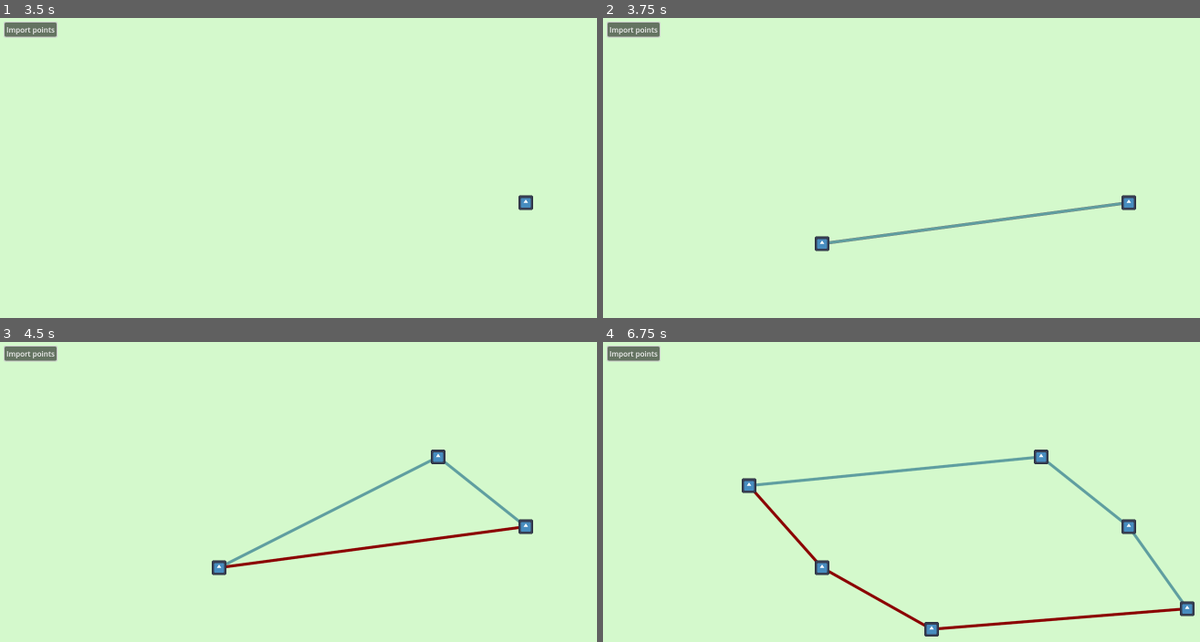
Above: before the commit, frames 1-4 (two rows, left to right).
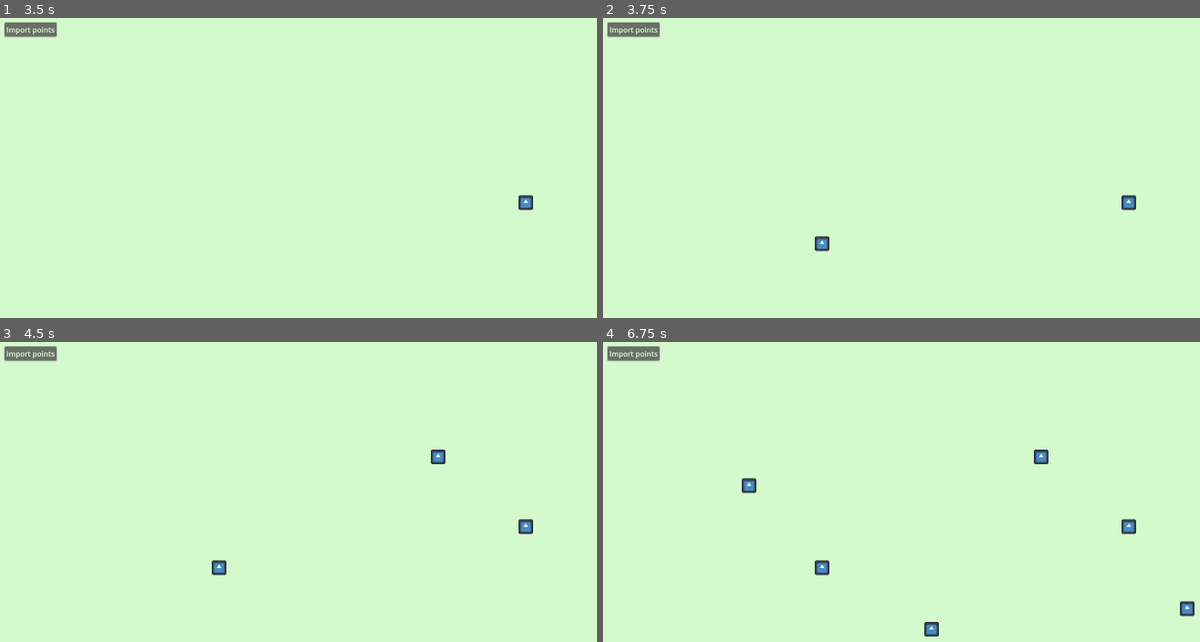
Above: after the commit, the same moments.

Repository: riorio805/geokom
Game: Godot game, scene res://main.tscn
Same seed, same stepped clock (60 frames per second), same inputs: the game is played once before the commit and once after it. The engine's default icon, where the game draws it, is replaced by a stand-in: a white triangle on a blue panel in a dark square.
Inputs (mouse positions are in pixels of both pictures, inside the frame that each line leads up to):
- Up to frame 1 (3.5 s): click "Import points" at 0.5 s; click "Import points" at 1.25 s; click "Import points" at 2 s; tap Enter at 2.75 s; move the mouse to (525, 204) at 2.77 s; click (525, 204) at 2.92 s
- Up to frame 2 (3.75 s): tap R (debug_reset) at 3.5 s; drag from (823, 243) to (931, 306) at 3.52 s
- Up to frame 3 (4.5 s): tap R (debug_reset) at 4.25 s; move the mouse to (435, 456) at 4.27 s; click (435, 456) at 4.42 s
- Up to frame 4 (6.75 s): tap R (debug_reset) at 5, 5.75, 6.5 s; drag from (931, 630) to (746, 486) at 5.02 s; move the mouse to (1188, 609) at 5.77 s; click (1188, 609) at 5.92 s; tap F3 (debug) at 6.4 s; drag from (746, 486) to (859, 444) at 6.52 s

Frame 1 is identical in both runs. In frame 2, 0.6% of the frame differs, in the area x 37-87%, y 61-76%; in frame 3, 1.2%; in frame 4, 1.8%, in the area x 25-98%, y 37-97%.
Error after the commit: Invalid assignment of property or key 'next' with value of type 'WeakRef' on a base object of type 'Resource (DCEdge)'. (res://classes/dc_edge.gd:35)

Commit message:
temp semua

Diff:
--- a/classes/arc_tree_node.gd
+++ b/classes/arc_tree_node.gd
@@ -14,6 +14,9 @@
 # Extra arc references to help arc bounds calculations (breakpoints)
 var prev:ArcTreeNode
 var next:ArcTreeNode
+# Half-edges associated with this arc
+var left_hedge: DCEdge
+var right_hedge: DCEdge
 # Height for self-balancing
 var height:int
 
--- a/classes/dc_edge.gd
+++ b/classes/dc_edge.gd
@@ -1,23 +1,20 @@
 class_name DCEdge
-extends RefCounted
+extends Resource
 
 var start: Vector2 ## Starting vertex of edge
 var end: Vector2 ## Other vertex of edge
 var face: Face ## Face connected to edge
 
-# Implementation concern: use weakref() to assign to these variables so that the GC can safely destroy these
-# Use strong references when containing all DCEdges (e.g. an array), then use weakref to refer to other edges
 var twin: DCEdge ## The other edge that is similar to this edge
 var next: DCEdge ## Next edge i.e. CW to this edge (neg angle)
 var prev: DCEdge ## Prev edge i.e. is CCW to this edge (pos angle)
 
-
-func initialize(start_point:Vector2, end_point:Vector2, face:Face):
-	self.start = start_point
-	self.end = end_point
-	self.face = face
-	return self
-
+static func init(start_point:Vector2, end_point:Vector2, face:Face) -> DCEdge:
+	var out = DCEdge.new()
+	out.start = start_point
+	out.end = end_point
+	out.face = face
+	return out
 
 
 func _to_string():
--- a/classes/face.gd
+++ b/classes/face.gd
@@ -1,6 +1,6 @@
 ## Represents a Face of the diagram
 class_name Face
-extends RefCounted
+extends Resource
 
 var vertex:Vertex
 
--- a/classes/prio_queue.gd
+++ b/classes/prio_queue.gd
@@ -1,56 +1,7 @@
+extends Object
 class_name PriorityQueue
 
-var pq = []
+var pq:Array = []
 
-func make():
-	pq = []
-
-## item must have .pqval as comparison value
-func push(item):
-	pq.append(item)
-	_max_heapify_reverse(pq, pq.size()-1)
-
-func empty():
-	return pq.empty()
-
-func size():
-	return pq.size()
-
-func top():
-	if empty():
-		return null
-	return pq[0]
-
-func pop():
-	var top = top()
-	if top == null:
-		return null
-	var back = pq.back()
-	pq[0] = back
-	pq.pop_back()
-	if(!empty()):
-		_max_heapify(pq, 0)
-	return top
-
-## heap
-func _max_heapify(arr, curr):
-	var largest = curr
-	var left = 2*curr+1
-	var right = 2*curr+2
-	if left < arr.size() and arr[largest].pqval < arr[left].pqval:
-		largest = left
-	if right < arr.size() and arr[largest].pqval < arr[right].pqval:
-		largest = right
-	if largest != curr:
-		var t = arr[curr]
-		arr[curr] = arr[largest]
-		arr[largest] = t
-		_max_heapify(arr,largest)
-
-func _max_heapify_reverse(arr, curr):
-	var parent = (curr-1)/2
-	if arr[curr].pqval > arr[parent].pqval:
-		var t = arr[curr]
-		arr[curr] = arr[parent]
-		arr[parent] = t
-		_max_heapify_reverse(arr, parent)
+static func init(initial):
+	pass
--- a/main.gd
+++ b/main.gd
@@ -4,7 +4,8 @@
 @export var draw_node:Node2D
 
 @onready var camera = $Camera2D
-@onready var import_button = $CanvasLayer/ImportPoints
+@onready var import_button = $GUI/ImportPoints
+@onready var file_dialog = $GUI/ImportPoints/FileDialog
 
 var mouse_input: Vector2
 var mouse_start: Vector2
@@ -17,6 +18,9 @@
 var zoom_delta:int
 
 
+func _ready():
+	file_dialog.file_selected.connect(import_points)
+
 func _process(delta) -> void:
 	mouse_pos = camera.get_total_transform() * get_viewport().get_mouse_position()
 	_handle_mouse_input(delta)
@@ -26,7 +30,7 @@
 			draw_node.update_camera(camera.get_camera_rect())
 		draw_node.update_with_points(dots_node.dot_nodes)
 
-	if Input.is_action_pressed("debug"):
+	if Input.is_action_just_pressed("debug"):
 		print("mouse at  ", mouse_pos)
 		pass
 
@@ -101,16 +105,7 @@
 
 
 func _on_import_points_pressed():
-	var file_dialog = FileDialog.new()
-	file_dialog.file_mode = FileDialog.FILE_MODE_OPEN_FILE
-	file_dialog.access = FileDialog.ACCESS_FILESYSTEM
-	file_dialog.use_native_dialog = true
-	file_dialog.file_selected.connect(import_points)
-
-	add_child(file_dialog)
 	file_dialog.popup_centered()
-	file_dialog.grab_focus()
-	remove_child(file_dialog)
 
 func import_points(path:String) -> void:
 	var file = FileAccess.open(path, FileAccess.READ)
@@ -118,7 +113,9 @@
 	while not file.eof_reached():
 		var line = file.get_csv_line()
 		if len(line) != 2: return
-		if not (line[0].is_valid_float() and line[1].is_valid_float()): return
+		var xs = line[0].strip_edges()
+		var ys = line[0].strip_edges()
+		if not (xs.is_valid_float() and ys.is_valid_float()): return
 		points.append(Vector2(float(line[0]), float(line[1])))
 
 	dots_node.remove_all_dots()
--- a/main.tscn
+++ b/main.tscn
@@ -2,28 +2,37 @@
 
 [ext_resource type="Script" path="res://main.gd" id="1_qi70q"]
 [ext_resource type="PackedScene" uid="uid://53jcmh16ml7c" path="res://objects/dots.tscn" id="2_5118a"]
-[ext_resource type="PackedScene" uid="uid://bhbgwvsdxb5yp" path="res://objects/cvh/convex_hull.tscn" id="2_mprjy"]
+[ext_resource type="PackedScene" uid="uid://47eb5da18a57" path="res://objects/void_inc/voronoi_incremental.tscn" id="2_tgp5q"]
 [ext_resource type="Script" path="res://camera.gd" id="4_qpr45"]
 
 [node name="Main" type="Node2D" node_paths=PackedStringArray("dots_node", "draw_node")]
 script = ExtResource("1_qi70q")
 dots_node = NodePath("Dots")
-draw_node = NodePath("Draw")
+draw_node = NodePath("VoronoiIncremental")
 
-[node name="Draw" parent="." instance=ExtResource("2_mprjy")]
+[node name="VoronoiIncremental" parent="." instance=ExtResource("2_tgp5q")]
 
 [node name="Dots" parent="." instance=ExtResource("2_5118a")]
 
 [node name="Camera2D" type="Camera2D" parent="."]
 script = ExtResource("4_qpr45")
 
-[node name="CanvasLayer" type="CanvasLayer" parent="."]
+[node name="GUI" type="CanvasLayer" parent="."]
 
-[node name="ImportPoints" type="Button" parent="CanvasLayer"]
+[node name="ImportPoints" type="Button" parent="GUI"]
 offset_left = 10.0
 offset_top = 10.0
 offset_right = 124.0
 offset_bottom = 41.0
 text = "Import points"
 
-[connection signal="pressed" from="CanvasLayer/ImportPoints" to="." method="_on_import_points_pressed"]
+[node name="FileDialog" type="FileDialog" parent="GUI/ImportPoints"]
+title = "Open a File"
+size = Vector2i(303, 180)
+ok_button_text = "Open"
+file_mode = 0
+access = 2
+filters = PackedStringArray("*.txt;Text Files", "*.*;Any")
+use_native_dialog = true
+
+[connection signal="pressed" from="GUI/ImportPoints" to="." method="_on_import_points_pressed"]
--- a/objects/dots.gd
+++ b/objects/dots.gd
@@ -15,7 +15,6 @@
 			print(dot_nodes)
 		if Input.is_action_just_pressed("debug_delete_all_dots"):
 			remove_all_dots()
-			updated = true
 
 ## Consumes an update check if dots has been updated since last time (true if update, false if no update)
 func consume_update() -> bool:
@@ -87,7 +86,7 @@
 	for n in dot_nodes:
 		n.queue_free()
 	dot_nodes = []
-	pass
+	updated = true
 
 ## Creates dots at specified positions in array
 func create_dots(ats:PackedVector2Array):
--- a/objects/void_inc/voronoi_incremental.gd
+++ b/objects/void_inc/voronoi_incremental.gd
@@ -29,12 +29,12 @@
 	# map to node points
 	points = points.map(func (p): return Vertex.new().initialize(p))
 
-	var cur_points = []
+	var cur_faces = []
 	var p = points.pop_front()
-	cur_points.append(p)
+	cur_faces.append(create_bounding_box_face(p))
 
-	for i in range(len(points)):
-		pass
+	while len(points) > 0:
+		p = points.pop_front()
 
 
 
@@ -49,20 +49,27 @@
 
 
 
-func create_bounding_box_face() -> Face:
+func create_bounding_box_face(v:Vertex) -> Face:
 	var f = Face.new()
+	# vertex
+	var pbl = bounding_box.position
+	var pbr = Vector2(bounding_box.end.x, bounding_box.position.y)
+	var ptr = bounding_box.end
+	var ptl = Vector2(bounding_box.position.x, bounding_box.end.y)
+	# edges
+	var e1 = DCEdge.init(ptl, ptr, f)
+	var e2 = DCEdge.init(ptr, pbr, f)
+	var e3 = DCEdge.init(pbr, pbl, f)
+	var e4 = DCEdge.init(ptl, ptr, f)
+	# connection
+	e1.set_edge_connection(e2, e4)
+	e2.set_edge_connection(e3, e1)
+	e3.set_edge_connection(e4, e2)
+	e4.set_edge_connection(e1, e3)
+	# face edge list
+	f._update_edge_list()
 
-	var ptl = bounding_box.position
-	var ptr = Vector2(bounding_box.end.x, bounding_box.position.y)
-	var pbr = bounding_box.end
-	var pbl = Vector2(bounding_box.position.x, bounding_box.end.y)
-
-	var e1 = DCEdge.new().initialize(ptl, ptr, f)
-	var e2 = DCEdge.new().initialize(ptr, pbr, f)
-	var e3 = DCEdge.new().initialize(pbr, pbl, f)
-	var e4 = DCEdge.new().initialize(ptl, ptr, f)
-
-	return null
+	return f
 
 
 func update_camera(bounds:Rect2):
Not shown, changed: example_points.txt
